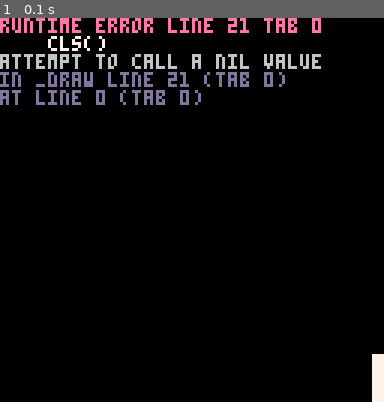
Above: before the commit, frame 1.
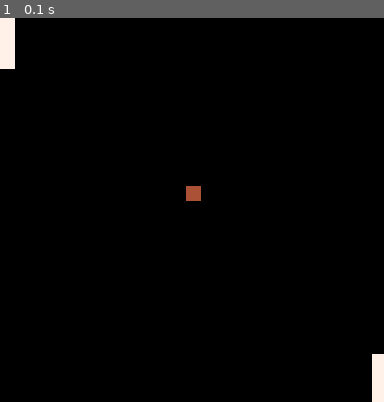
Above: after the commit, the same moment.

Repository: jslinker/pico-pong
Game: PICO-8 cartridge pico-pong.p8
Two runs of this game, one before a commit and one after it. Both use one fixed random seed, a clock stepped at 60 frames per second and the inputs below.
Inputs:
- Up to frame 1 (0.1 s): no input

The runs differ from the first frame. In frame 1, 5.1% of the frame differs, in the area x 0-84%, y 0-48%.
Error before the commit: runtime error line 21 tab 0; cls(); attempt to call a nil value

Commit message:
Added Ball
added ball and removed draw {}'s

Diff:
--- a/pico-pong.p8
+++ b/pico-pong.p8
@@ -14,6 +14,10 @@
         x = 124,
         y = 112;
     }
+    ball = {
+        x = 62;
+        y = 56;
+    }
 end
 
 function _update()
@@ -22,13 +26,16 @@
 
 function _draw()
     cls()
-    {
+
     -- draw player 1
     rectfill(player1.x, player1.y, player1.x + 4, player1.y + 16, 7);
 
     -- draw player 2
     rectfill(player2.x, player2.y, player2.x + 4, player2.y + 16, 7);
-    }
+
+    --draw ball
+    rectfill(ball.x, ball.y, ball.x + 4, ball.y + 4, 4);
+
 end
 
 
